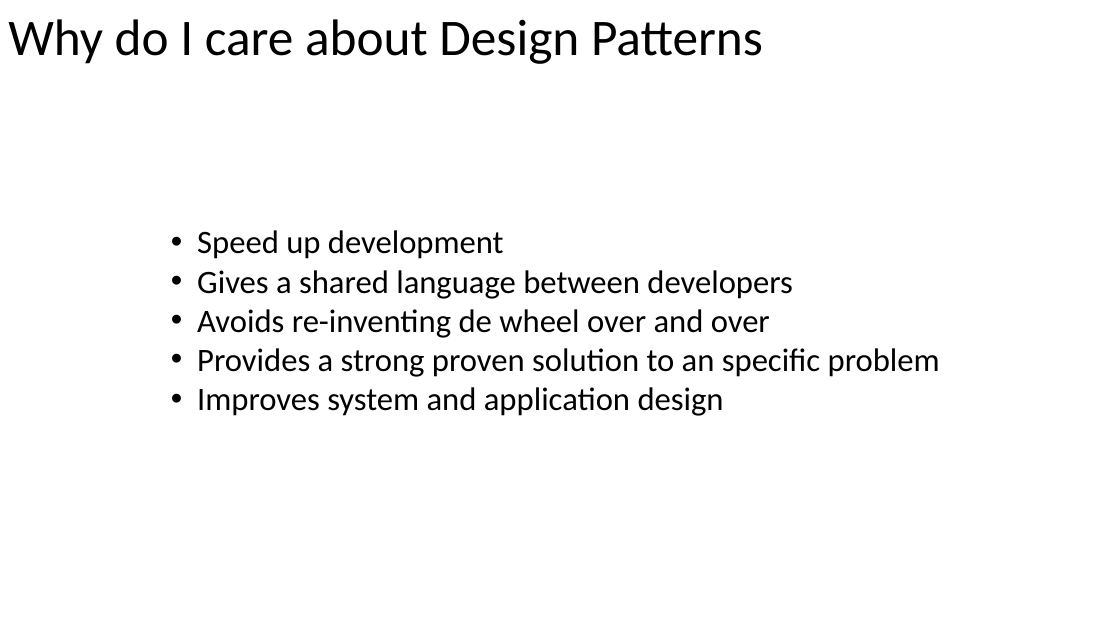
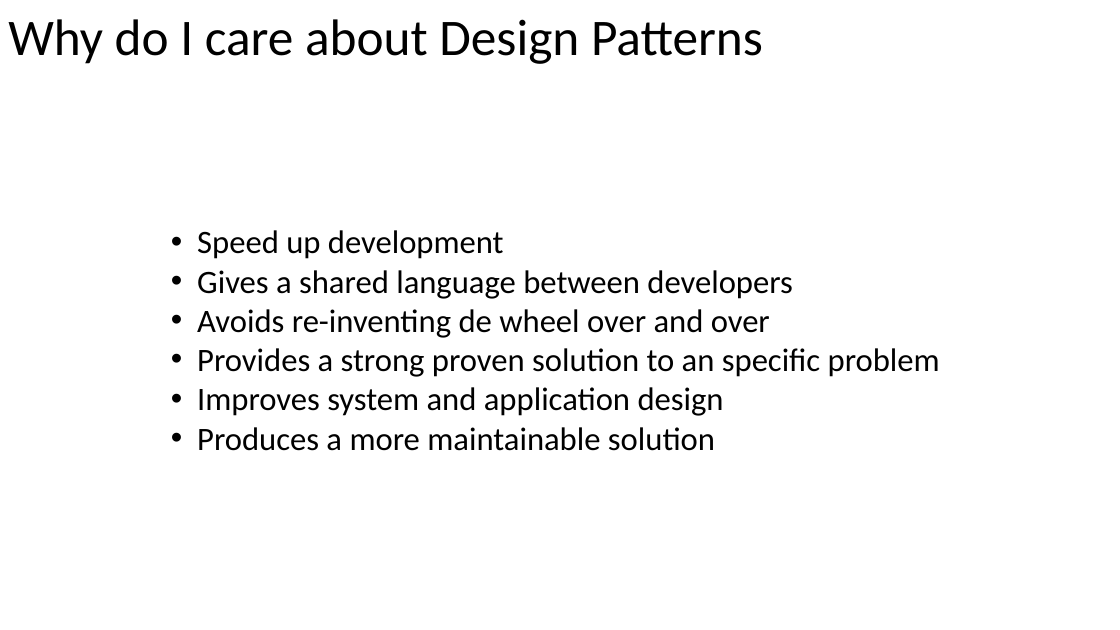
Before and after one commit to PlumpMath/DesignPatterns101, a slide deck: slide 6 of DesignPatterns101.pptx. Drawn at 1120x630 pixels with LibreOffice and Linux fonts; fonts in the diff are those of the drawing. Boxes give left, top, right and bottom in pixels: in the first picture for what was removed or moved away, otherwise in the second. Text is boxed around its words. In the diff, an @@ line names an element or a change of style, - is before the commit and + after.

```diff
--- a/DesignPatterns101.pptx
+++ b/DesignPatterns101.pptx
@@ text at box(197, 427, 715, 451): paragraph added @@
+• Produces a more maintainable solution
```
Also in this commit, not shown: 7 other slides changed, 14 slides added, 19 other files.
